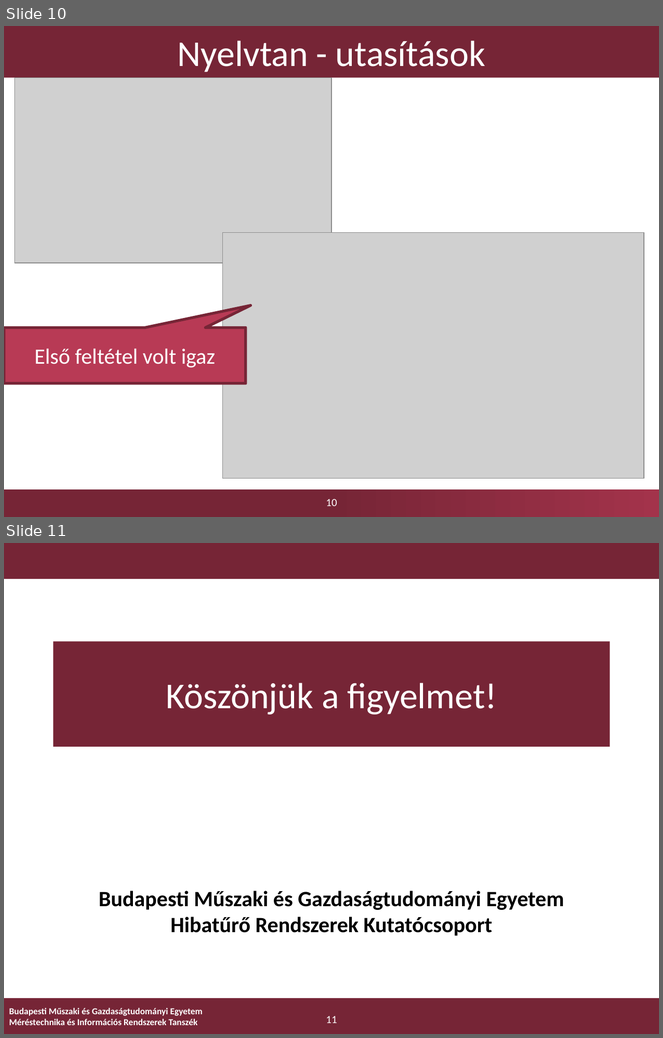
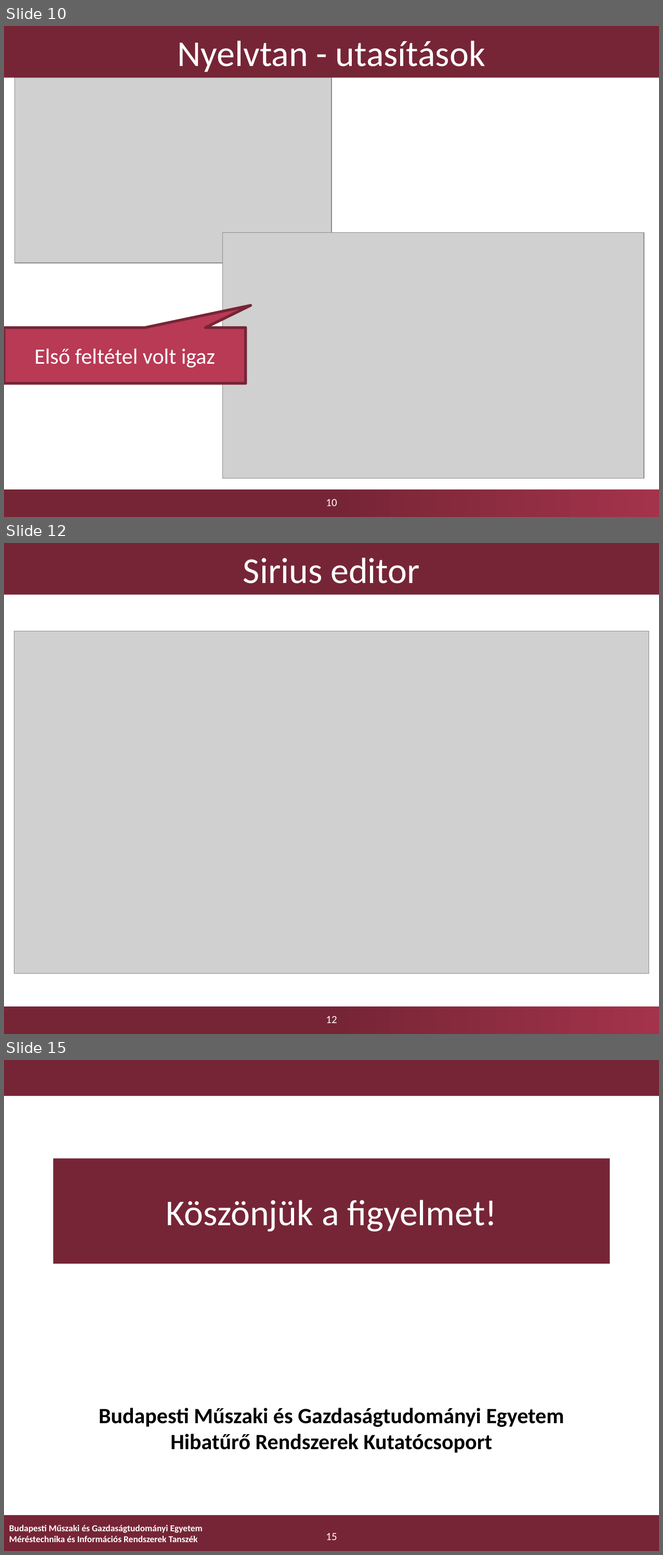
Before and after one commit to FTSRG-MDSD/MDSD-2016-ztz, a slide deck: doc/prezi/hw2/ztz-presentation.pptx. Shown one above the other, each under a label of ours: slides 10 and 11 before the commit, slides 10, 12 and 15 after it; the slides between them are not shown. The pictures are 663x1038 and 663x1555 pixels, drawn with LibreOffice and Linux fonts; fonts in the diff are those of the drawing; grey boxes stand for pictures; background and template pictures are left out. Boxes give left, top, right and bottom in pixels: in the first picture for what was removed or moved away, otherwise in the second. Text is boxed around its words. In the diff, an @@ line names an element or a change of style, - is before the commit and + after.

Commit message:
sirius prezentation + worklog

```diff
--- a/doc/prezi/hw2/ztz-presentation.pptx
+++ b/doc/prezi/hw2/ztz-presentation.pptx
@@ slide 12 added at <box>4,543,659,1034</box>, background #FFFFFF; not listed: 1 template element that a slide beside it also shows @@
@@ title added at <box>4,543,659,595</box>, fill #762536, 40 pt, text #FFFFFF @@
+Sirius editor
@@ picture added at <box>14,631,649,974</box> @@
@@ page number added at <box>326,1016,337,1023</box>, 12 pt, text #FFFFFF @@
+12
@@ what was slide 11 is now slide 15 @@
@@ page number at <box>326,1533,337,1540</box>: text changed @@
-11
+15
```
Also in this commit, not shown: 3 other slides added, 5 other files.
